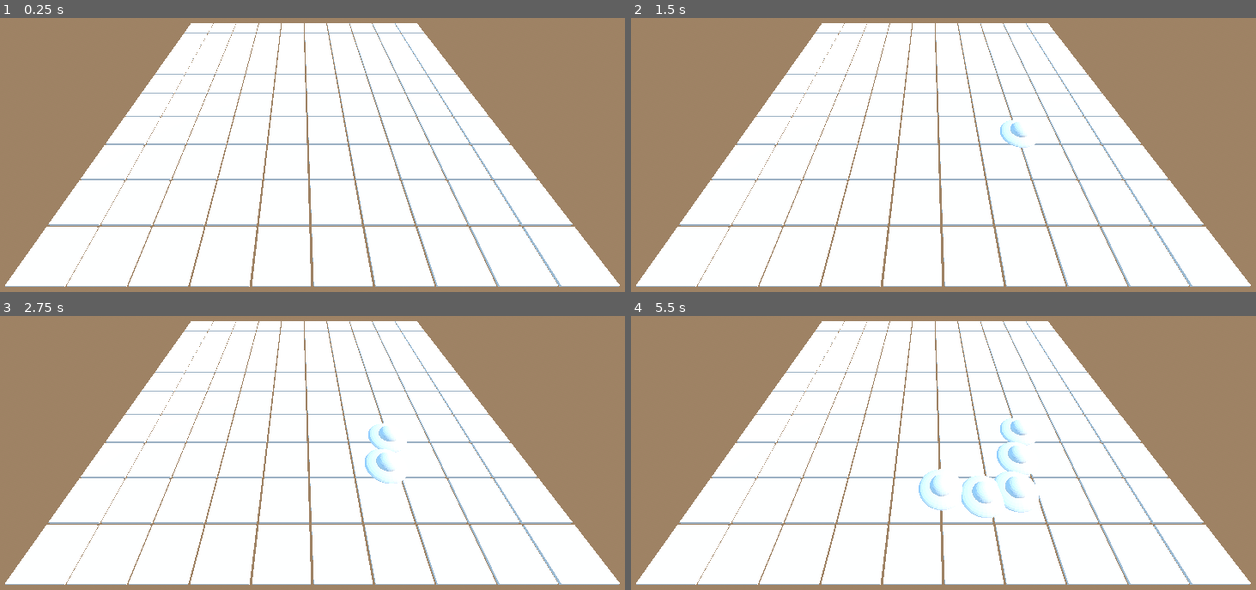
Above: before the commit, frames 1-4 (two rows, left to right).
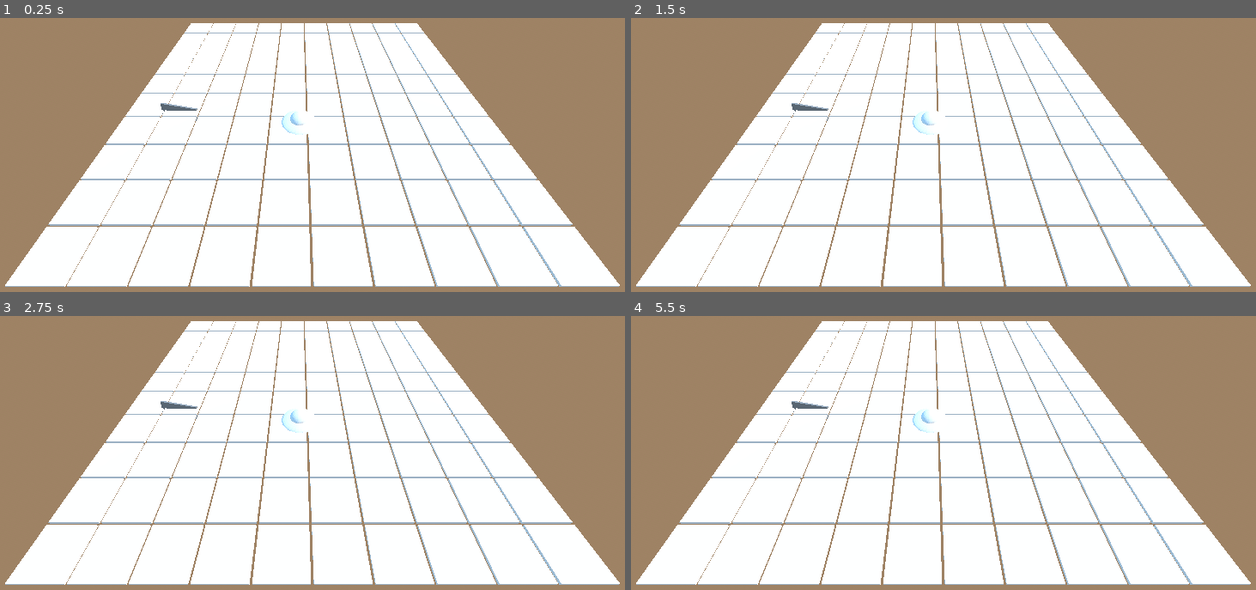
Above: after the commit, the same moments.

Repository: MackWessels/glowfront
Game: Godot game, scene res://scenes/main.tscn
Two runs of this game, one before a commit and one after it. Both use one fixed random seed, a clock stepped at 60 frames per second and the inputs below.
Inputs (mouse positions are in pixels of both pictures, inside the frame that each line leads up to):
- Up to frame 1 (0.25 s): no input
- Up to frame 2 (1.5 s): tap Enter at 0.5 s; move the mouse to (1081, 102) at 0.52 s; click (1081, 102) at 0.67 s; move the mouse to (793, 141) at 1.27 s; click (793, 141) at 1.42 s
- Up to frame 3 (2.75 s): move the mouse to (368, 335) at 2.02 s; click (368, 335) at 2.17 s
- Up to frame 4 (5.5 s): move the mouse to (893, 496) at 2.77 s; click (893, 496) at 2.92 s; move the mouse to (1137, 477) at 3.52 s; click (1137, 477) at 3.67 s; move the mouse to (724, 362) at 4.27 s; click (724, 362) at 4.42 s; move the mouse to (962, 420) at 5.02 s; click (962, 420) at 5.17 s

The runs differ from the first frame. In frame 1, 0.3% of the frame differs, in the area x 25-51%, y 31-43%; in frame 2, 0.5%; in frame 3, 0.8%; in frame 4, 1.7%, in the area x 25-66%, y 31-74%.

Commit message:
created goal scene

Diff:
--- a/scenes/enemy_spawner.tscn
+++ b/scenes/enemy_spawner.tscn
@@ -1,17 +1,18 @@
 [gd_scene load_steps=4 format=3 uid="uid://4r5ok51tc656"]
 
 [ext_resource type="Script" uid="uid://duu1x8tbofnps" path="res://scripts/enemy_spawner.gd" id="1_ks1gq"]
-[ext_resource type="PackedScene" uid="uid://dbk0o7kp4ikj3" path="res://models/UFO.glb" id="2_devoi"]
+[ext_resource type="PackedScene" uid="uid://bksm503hl2ahi" path="res://scenes/enemy.tscn" id="2_devoi"]
 
-[sub_resource type="CapsuleMesh" id="CapsuleMesh_devoi"]
+[sub_resource type="BoxMesh" id="BoxMesh_devoi"]
+size = Vector3(2, 1, 0.1)
 
 [node name="EnemySpawner" type="Node3D"]
 script = ExtResource("1_ks1gq")
 enemy_scene = ExtResource("2_devoi")
 
 [node name="MeshInstance3D" type="MeshInstance3D" parent="."]
-transform = Transform3D(0.5, 0, 0, 0, 0.5, 0, 0, 0, 0.5, 0, 0, 0)
-mesh = SubResource("CapsuleMesh_devoi")
+transform = Transform3D(1, 0, 0, 0, 1, 0, 0, 0, 1, 0, 0.5, -1)
+mesh = SubResource("BoxMesh_devoi")
 
 [node name="Timer" type="Timer" parent="."]
 
--- /dev/null
+++ b/scenes/goal.tscn
@@ -0,0 +1,20 @@
+[gd_scene load_steps=4 format=3 uid="uid://bnpwkqho7ndgk"]
+
+[ext_resource type="Script" uid="uid://bc8c28r32eyyl" path="res://scripts/goal.gd" id="1_jbojv"]
+
+[sub_resource type="BoxMesh" id="BoxMesh_xl315"]
+size = Vector3(2, 1, 0.1)
+
+[sub_resource type="BoxShape3D" id="BoxShape3D_jbojv"]
+size = Vector3(2, 1, 0.1)
+
+[node name="Goal" type="Area3D"]
+script = ExtResource("1_jbojv")
+
+[node name="MeshInstance3D" type="MeshInstance3D" parent="."]
+transform = Transform3D(1, 0, 0, 0, 1, 0, 0, 0, 1, 0, 0.5, -1)
+mesh = SubResource("BoxMesh_xl315")
+
+[node name="CollisionShape3D" type="CollisionShape3D" parent="."]
+transform = Transform3D(1, 0, 0, 0, 1, 0, 0, 0, 1, 0, 0.5, -1)
+shape = SubResource("BoxShape3D_jbojv")
--- a/scenes/main.tscn
+++ b/scenes/main.tscn
@@ -1,8 +1,9 @@
-[gd_scene load_steps=8 format=3 uid="uid://b8msl4kqjlhan"]
+[gd_scene load_steps=9 format=3 uid="uid://b8msl4kqjlhan"]
 
 [ext_resource type="Script" uid="uid://43uec7mcm20v" path="res://scripts/main.gd" id="1_0wfyh"]
 [ext_resource type="PackedScene" uid="uid://b3dnbvtjgt0fw" path="res://scenes/tile_board.tscn" id="3_jyhfs"]
 [ext_resource type="PackedScene" uid="uid://bksm503hl2ahi" path="res://scenes/enemy.tscn" id="3_sugp2"]
+[ext_resource type="PackedScene" uid="uid://4r5ok51tc656" path="res://scenes/enemy_spawner.tscn" id="4_jyhfs"]
 
 [sub_resource type="ProceduralSkyMaterial" id="ProceduralSkyMaterial_7dm0k"]
 sky_top_color = Color(0.517647, 0.788235, 1, 1)
@@ -51,3 +52,9 @@
 
 [node name="TileBoard" parent="." instance=ExtResource("3_jyhfs")]
 transform = Transform3D(1, 0, 0, 0, 1, 0, 0, 0, 1, -9, 0, -12)
+
+[node name="Enemy" parent="." instance=ExtResource("3_sugp2")]
+
+[node name="EnemySpawner" parent="." instance=ExtResource("4_jyhfs")]
+transform = Transform3D(-0.973383, -0.229183, 0, 0.229183, -0.973383, 0, 0, 0, 1, -6.99048, 0.333387, 0)
+spawn_count = 10
--- a/scripts/enemy_spawner.gd
+++ b/scripts/enemy_spawner.gd
@@ -3,7 +3,7 @@
 @export var enemy_scene: PackedScene
 @export var spawn_count: int = 5
 @export var spawn_interval: float = 1.0
-@export var enemy_path: NodePath  # Optional: If using PathFollow3D
+@export var enemy_path: NodePath
 
 var spawned = 0
 var timer := Timer.new()
--- /dev/null
+++ b/scripts/goal.gd
@@ -0,0 +1,11 @@
+extends Area3D
+
+signal goal_reached(enemy)
+
+func _ready():
+	connect("body_entered", Callable(self, "_on_body_entered"))
+
+func _on_body_entered(body):
+	if body.is_in_group("enemies"):
+		emit_signal("goal_reached", body)
+		body.queue_free()
--- a/scripts/main.gd
+++ b/scripts/main.gd
@@ -5,10 +5,7 @@
 
 var spawn_count = 0
 
-func _ready():
-	for i in range(5):
-		await get_tree().create_timer(1.0).timeout
-		spawn_enemy()
+
 
 func spawn_enemy():
 	if enemy_scene == null:
Not shown, added: scripts/goal.gd.uid
